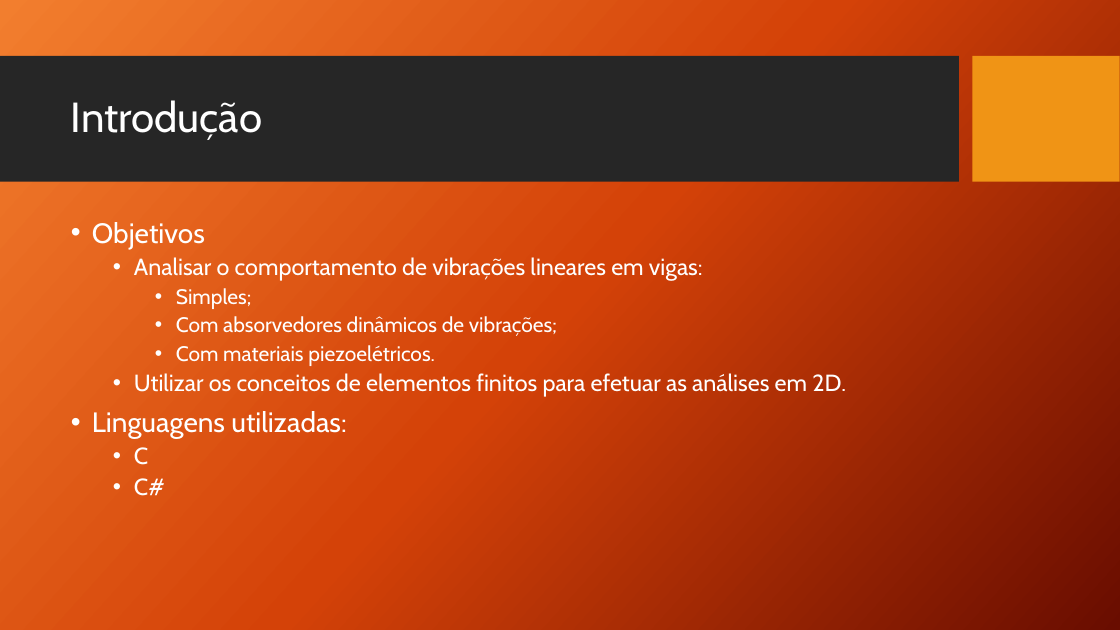
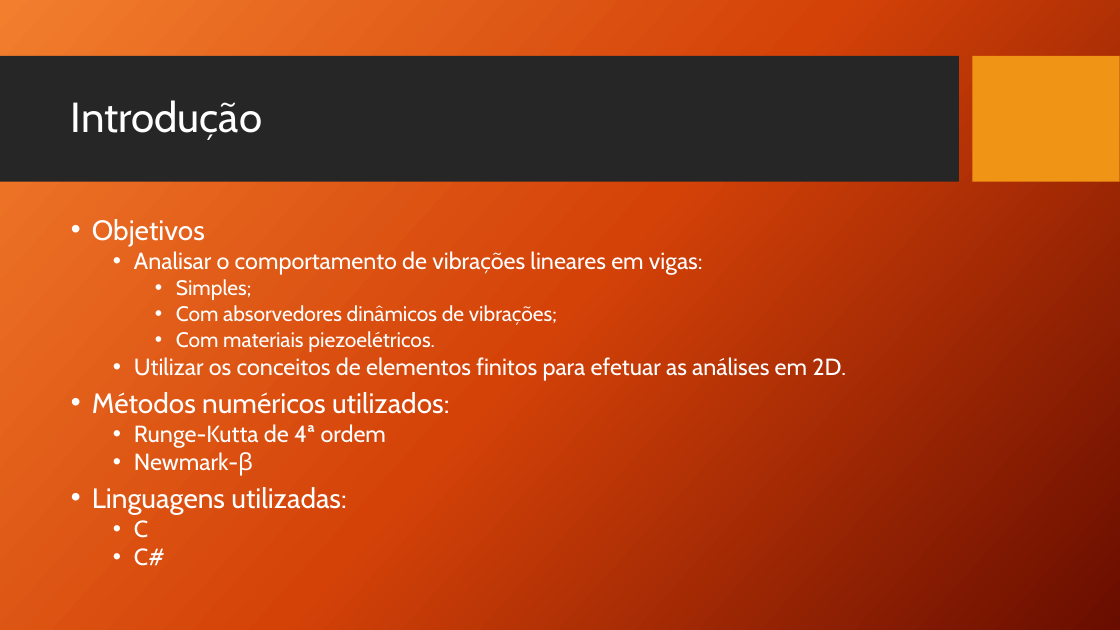
Before and after one commit to Meello/IC_Vibra-es, a slide deck: slide 2 of Apresentação/Iniciação científica em análise de vibrações em vigas.pptx. Drawn at 1120x630 pixels with LibreOffice and Linux fonts; fonts in the diff are those of the drawing; background and template pictures are left out. Boxes give left, top, right and bottom in pixels: in the first picture for what was removed or moved away, otherwise in the second. Text is boxed around its words. In the diff, an @@ line names an element or a change of style, - is before the commit and + after.

```diff
--- a/Apresentação/Iniciação científica em análise de vibrações em vigas.pptx
+++ b/Apresentação/Iniciação científica em análise de vibrações em vigas.pptx
@@ text at [92, 219, 846, 566]: line spacing 0.9 to 0.8 @@
@@ text at [92, 392, 449, 476]: paragraphs added @@
+• Métodos numéricos utilizados:
+  • Runge-Kutta de 4ª ordem
+  • Newmark-β
```
Also in this commit, not shown: 3 other slides changed, 5 slides added, 3 other files.
